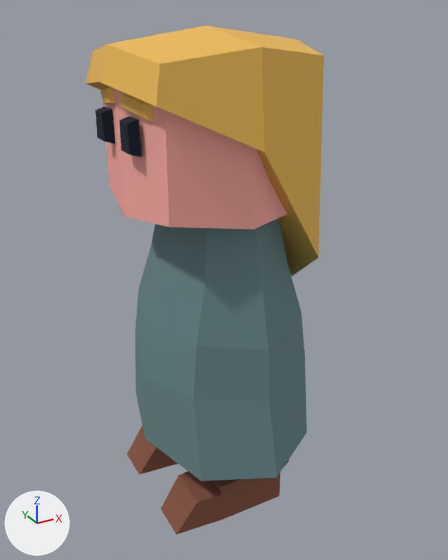
One commit to the FBX model Assets/Meshes/StaticMeshes/Characters/SK_Elvira.fbx: the scene before it, then after it.
Rendered twice from a 50 mm camera at (-0.748, -1.401, 1.329) aimed at (0.004, -0.034, 0.646). Lighting does not change. The marker at lower left points along +X, +Y and +Z.

The older version as bpy lines, for what is in view:
```python
me_sphere_011 = bpy.data.meshes.new('Sphere.011')
me_sphere_011.from_pydata(...)  # 158 vertices, 138 faces; spans x -0.297..0.259, y -0.319..0.319, z -0.598..0.709
me_sphere_011.materials.append(mat_color_palette)
ob_sk_elvira = bpy.data.objects.new('SK_Elvira', me_sphere_011)
ob_sk_elvira.location = (0.0, -0.009, 0.582)
```
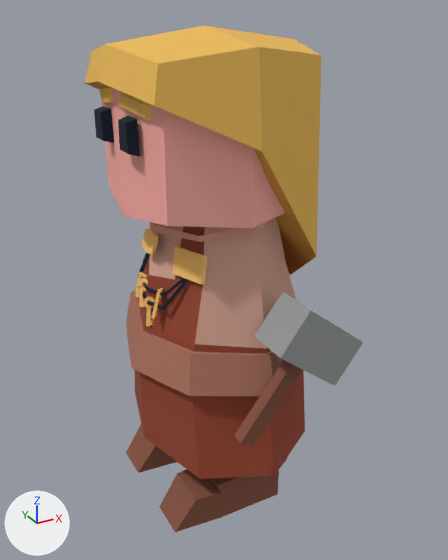
Patch to the scene script:
```diff
--- a/Assets/Meshes/StaticMeshes/Characters/SK_Elvira.fbx.py
+++ b/Assets/Meshes/StaticMeshes/Characters/SK_Elvira.fbx.py
@@ me_sphere_011 @@
 # used by ob_sk_elvira; location = (0.0, -0.009, 0.582)
-me_sphere_011.from_pydata(...)  # 158 vertices, 138 faces; spans x -0.297..0.259, y -0.319..0.319, z -0.598..0.709
+me_sphere_011.from_pydata(...)  # 600 vertices, 564 faces; spans x -0.297..0.279, y -0.382..0.319, z -0.598..0.709
+# me_sphere_011 part 1: 442 vertices added at x -0.264..0.279, y -0.382..0.307, z -0.395..0.331
+# me_sphere_011 part 2: 22 kept faces spanning x -0.18..0.184, y -0.319..0.319, z -0.462..0.28 get new texture (UV) coordinates
 me_sphere_011.materials.append(mat_color_palette)
@@ ob_sk_elvira @@
 ob_sk_elvira = bpy.data.objects.new('SK_Elvira', me_sphere_011)
-ob_sk_elvira.location = (0.0, -0.009, 0.582)
+ob_sk_elvira.location = (0.0, 0.0, 0.582)
```

Changed parts and their boxes (x1, y1, x2, y2) in the pictures (448 x 560 px):
'SK_Elvira', reshaped, moved (17% wider): before (86, 26, 324, 535); after (85, 26, 363, 532)
part 1 of me_sphere_011, added (brown): after (126, 221, 363, 479)
part 2 of me_sphere_011, surface changed: before (194, 219, 307, 481); after (192, 218, 305, 479)
